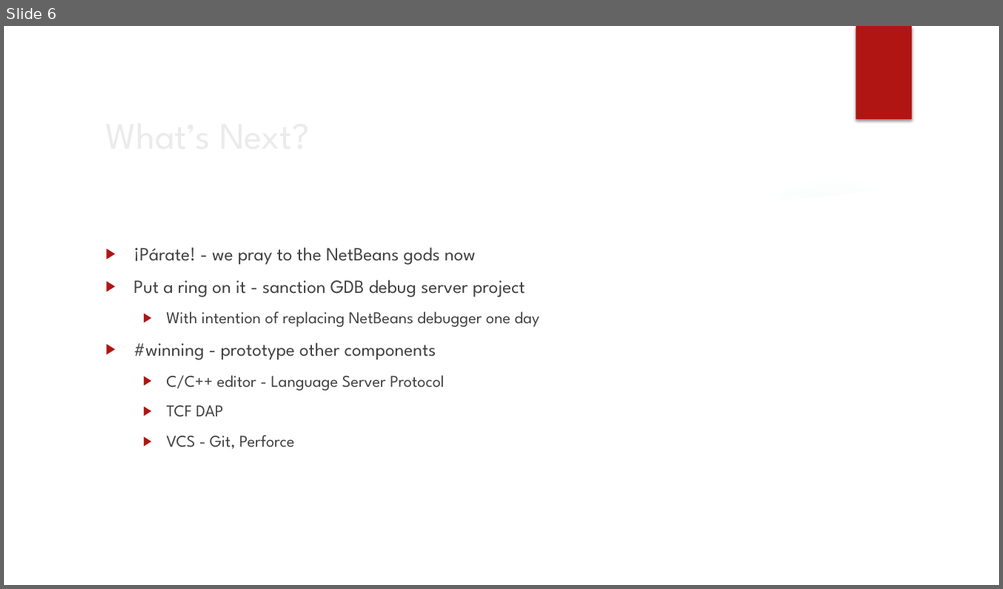
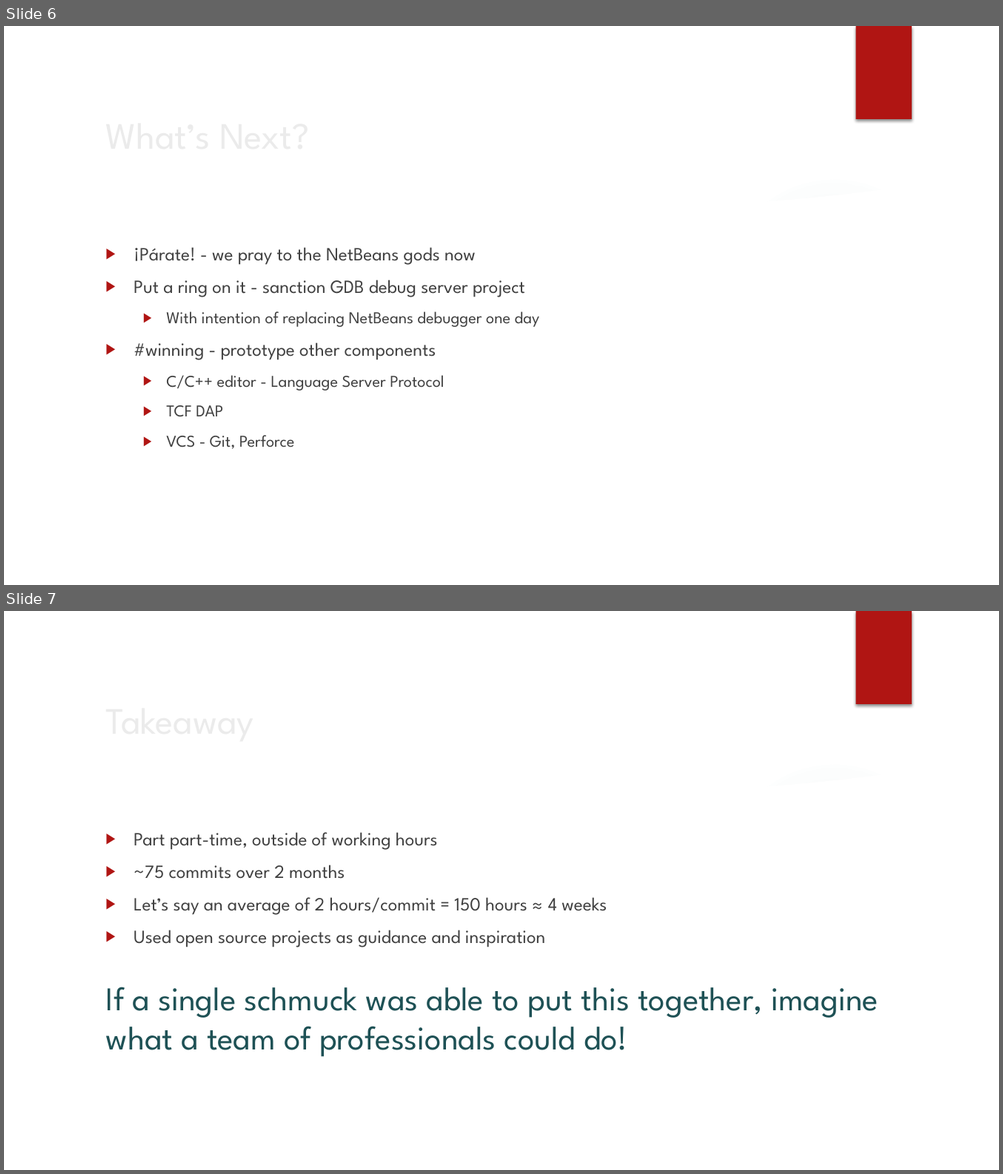
Before and after one commit to scottaxcell/boris, a slide deck: Boris.pptx. Shown one above the other, each under a label of ours: slide 6 before the commit, slides 6 and 7 after it. The pictures are 1003x589 and 1003x1174 pixels, drawn with LibreOffice and Linux fonts; fonts in the diff are those of the drawing; background and template pictures are left out. Boxes give left, top, right and bottom in pixels: in the first picture for what was removed or moved away, otherwise in the second. Text is boxed around its words. In the diff, an @@ line names an element or a change of style, - is before the commit and + after.

```diff
--- a/Boris.pptx
+++ b/Boris.pptx
@@ slide 7 added at [4,611,999,1170], background picture (left out); not listed: 7 template elements that a slide beside it also shows @@
@@ title added at [98,690,818,748], 36 pt, text #EBEBEB @@
+Takeaway
@@ text added at [134,832,606,948], 18 pt, text #404040 @@
+▶ Part part-time, outside of working hours
+▶ ~75 commits over 2 months
+▶ Let’s say an average of 2 hours/commit = 150 hours ≈ 4 weeks
+▶ Used open source projects as guidance and inspiration
@@ text added at [106,987,878,1057], 32 pt, text #1E5155 @@
+If a single schmuck was able to put this together, imagine what a team of professionals could do!
```
